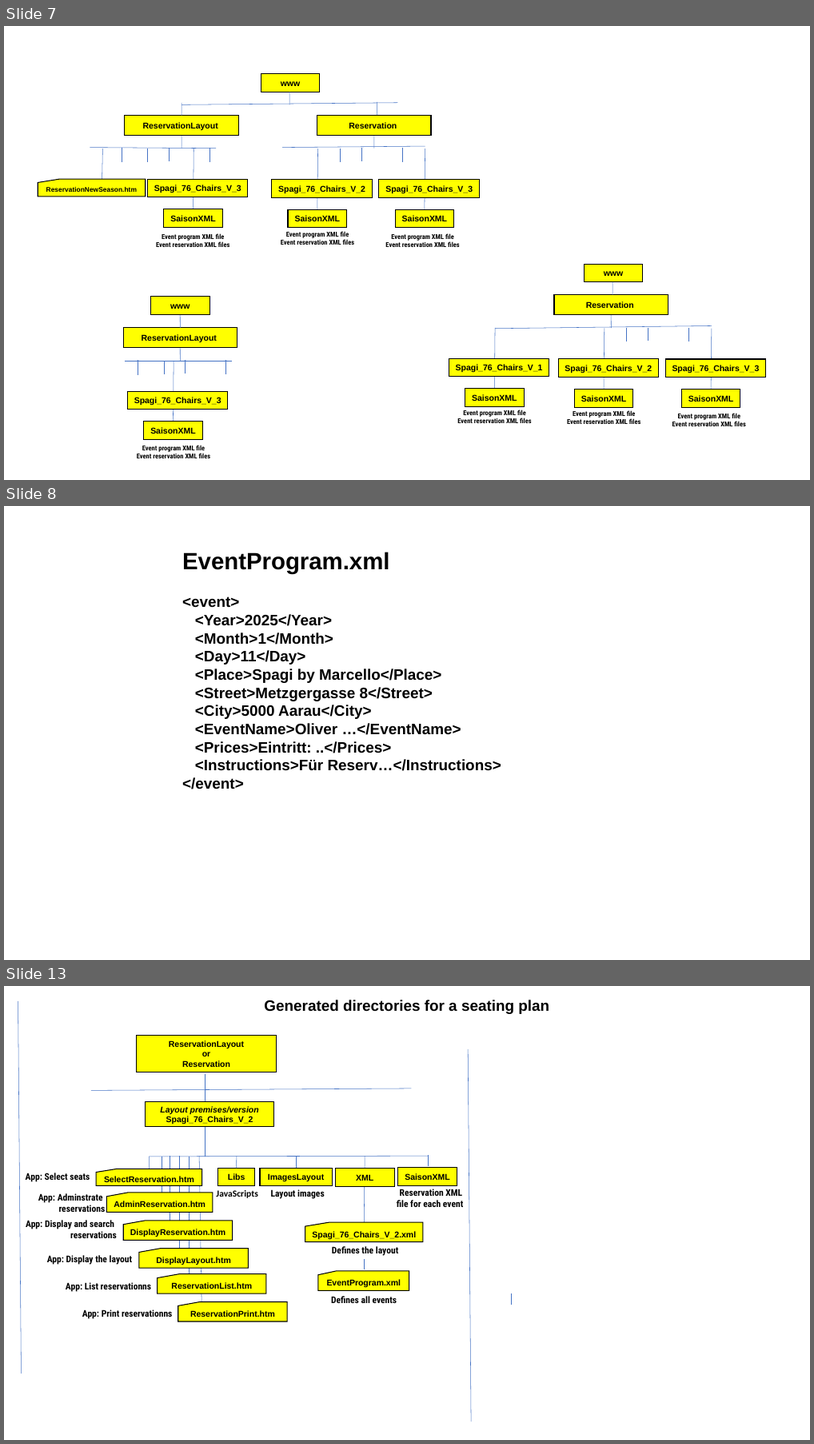
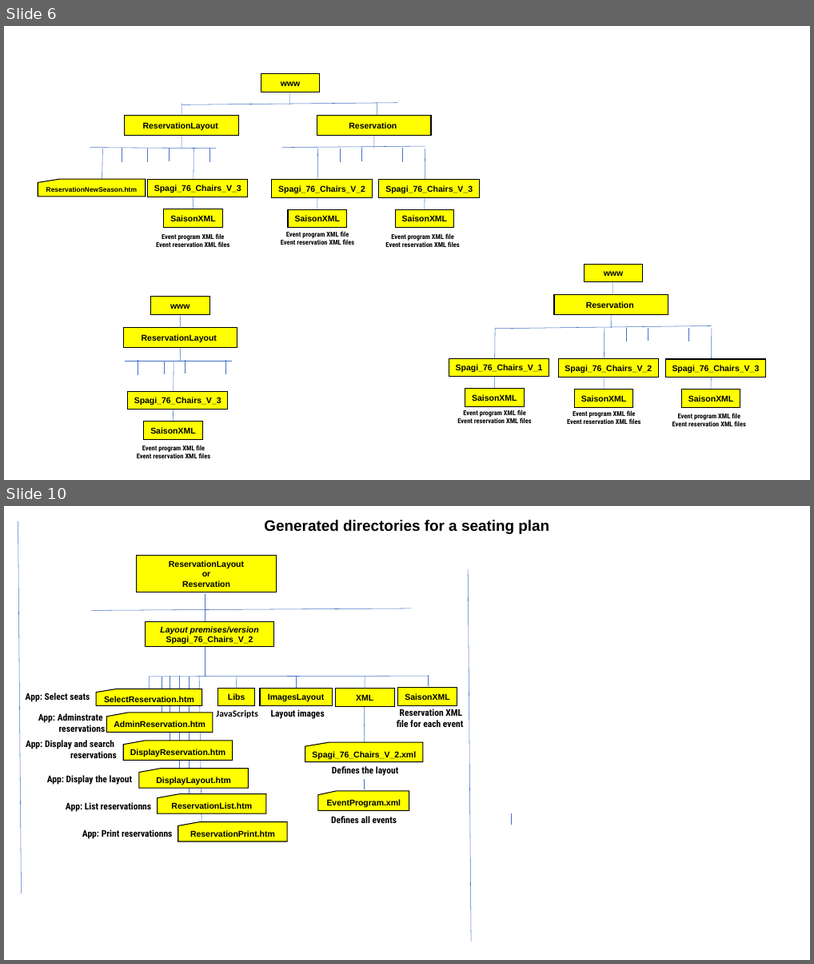
Before and after one commit to JazzLiveAarau/WwwReservationLayout, a slide deck: Description/ResrvationNewSeason.pptx. Shown one above the other, each under a label of ours: slides 7, 8 and 13 before the commit, slides 6 and 10 after it; the slides between them are not shown. The pictures are 814x1444 and 814x964 pixels, drawn with LibreOffice and Linux fonts; fonts in the diff are those of the drawing. Boxes give left, top, right and bottom in pixels: in the first picture for what was removed or moved away, otherwise in the second. Text is boxed around its words. In the diff, an @@ line names an element or a change of style, - is before the commit and + after.

Commit message:
Skeleton application event program

```diff
--- a/Description/ResrvationNewSeason.pptx
+++ b/Description/ResrvationNewSeason.pptx
@@ slide 8 removed at (4, 506, 810, 960), background #FFFFFF @@
@@ text removed at (182, 552, 502, 789) @@
-EventProgram.xml
-<event>
-<Year>2025</Year>
-<Month>1</Month>
-<Day>11</Day>
-<Place>Spagi by Marcello</Place>
-<Street>Metzgergasse 8</Street>
-<City>5000 Aarau</City>
-<EventName>Oliver …</EventName>
-<Prices>Eintritt: ..</Prices>
-<Instructions>Für Reserv…</Instructions>
-</event>
@@ what was slide 7 is now slide 6 @@
@@ what was slide 13 is now slide 10 @@
```
Also in this commit, not shown: 2 other slides removed, 5 other files.
